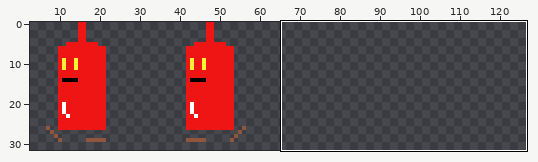
A pixel-art file gets an edit: assets/Enemy/red.aseprite. The first picture is a wide view before the edit; the outline marks the close-up.
Close-up. Before:
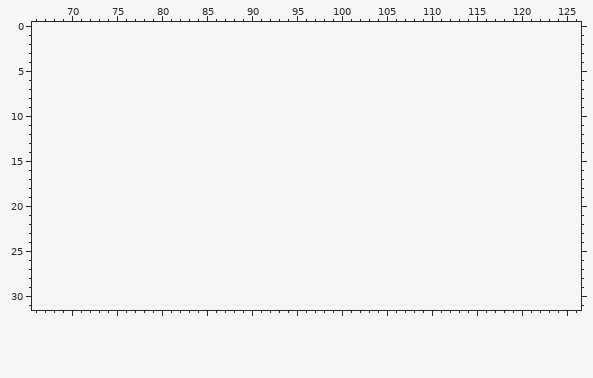
64x32 pixels, 1 frame. Shown: x 66..126, y 0..31. The old version is drawn lined up with the new one, on the new canvas. The wide view leaves out empty margins.
After the commit:
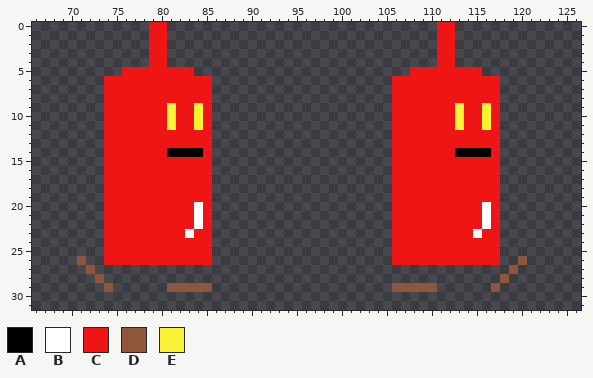
Palette (. is transparent): A #000000  B #ffffff  C #ef1515  D #8f563b  E #fbf236
The edit:
canvas 64x32 -> 128x32
The author put colour A in row 14 at x 81 to 84 and 113 to 116.
The author put colour B in rows 20 to 22 at x 84 and 116; in row 23 at x 83 and 115.
The author put colour C in rows 0 to 4 at x 79 to 80 and 111 to 112; in row 5 at x 76 to 83 and 108 to 115; in rows 6 to 8 at x 74 to 85 and 106 to 117; in rows 9 to 11 at x 74 to 80, 82 to 83, 85, 106 to 112, 114 to 115 and 117; in rows 12 to 13 at x 74 to 85 and 106 to 117; in row 14 at x 74 to 80, 85, 106 to 112 and 117.
The author put colour C in rows 15 to 19 at x 74 to 85 and 106 to 117; in rows 20 to 22 at x 74 to 83, 85, 106 to 115 and 117; in row 23 at x 74 to 82, 84 to 85, 106 to 114 and 116 to 117; in rows 24 to 26 at x 74 to 85 and 106 to 117.
The author put colour D in row 26 at x 71 and 120; in row 27 at x 72 and 119; in row 28 at x 73 and 118; in row 29 at x 74, 81 to 85, 106 to 110 and 117.
The author put colour E in rows 9 to 11 at x 81, 84, 113 and 116.
Changed places in both close-ups, as pixel boxes (x1, y1, x2, y2):
added: (77, 22, 212, 292)
added: (392, 22, 527, 292)
